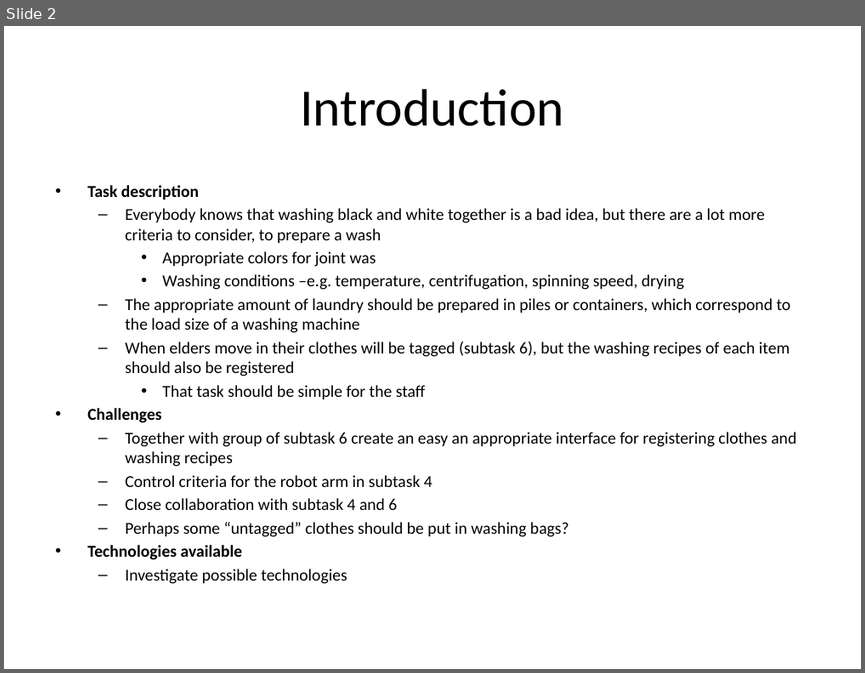
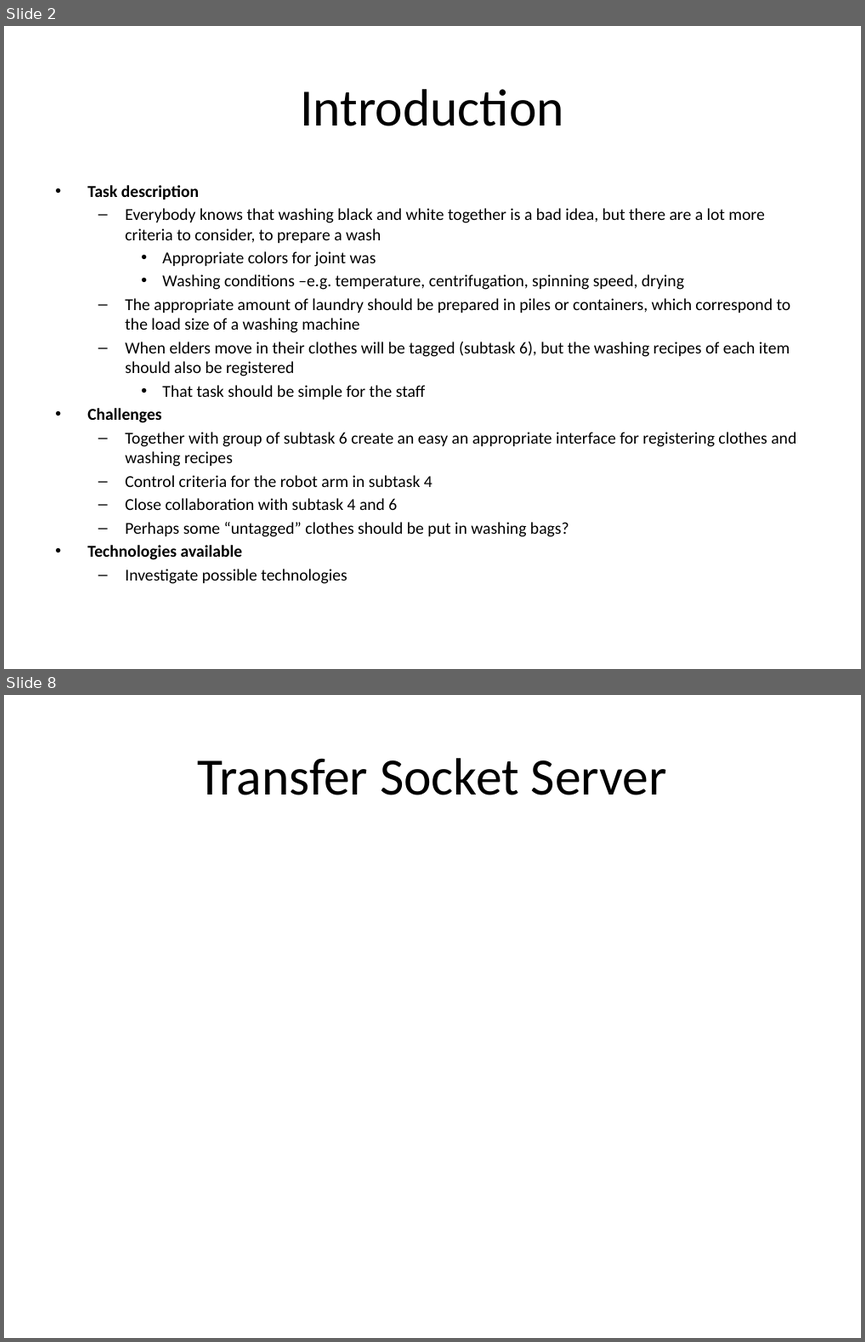
Before and after one commit to isurup/kalle-martin-group, a slide deck: RSD1/presentation/ExamPresentation.pptx. Shown one above the other, each under a label of ours: slide 2 before the commit, slides 2 and 8 after it; the slides between them are not shown. The pictures are 865x673 and 865x1342 pixels, drawn with LibreOffice and Linux fonts; fonts in the diff are those of the drawing. Boxes give left, top, right and bottom in pixels: in the first picture for what was removed or moved away, otherwise in the second. Text is boxed around its words. In the diff, an @@ line names an element or a change of style, - is before the commit and + after.

```diff
--- a/RSD1/presentation/ExamPresentation.pptx
+++ b/RSD1/presentation/ExamPresentation.pptx
@@ slide 8 added at (x1=4, y1=695, x2=861, y2=1338), background #FFFFFF @@
@@ title added at (x1=197, y1=758, x2=667, y2=795), 44 pt, text #000000 @@
+Transfer Socket Server
```
Also in this commit, not shown: 6 other slides added.
